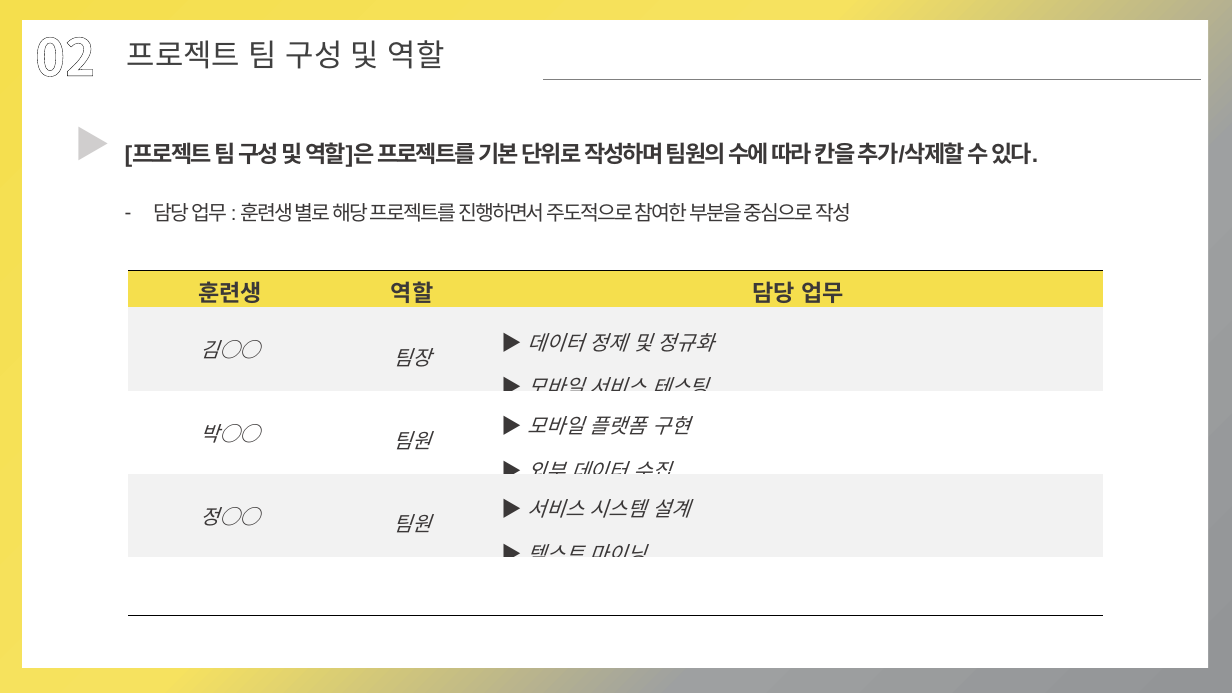
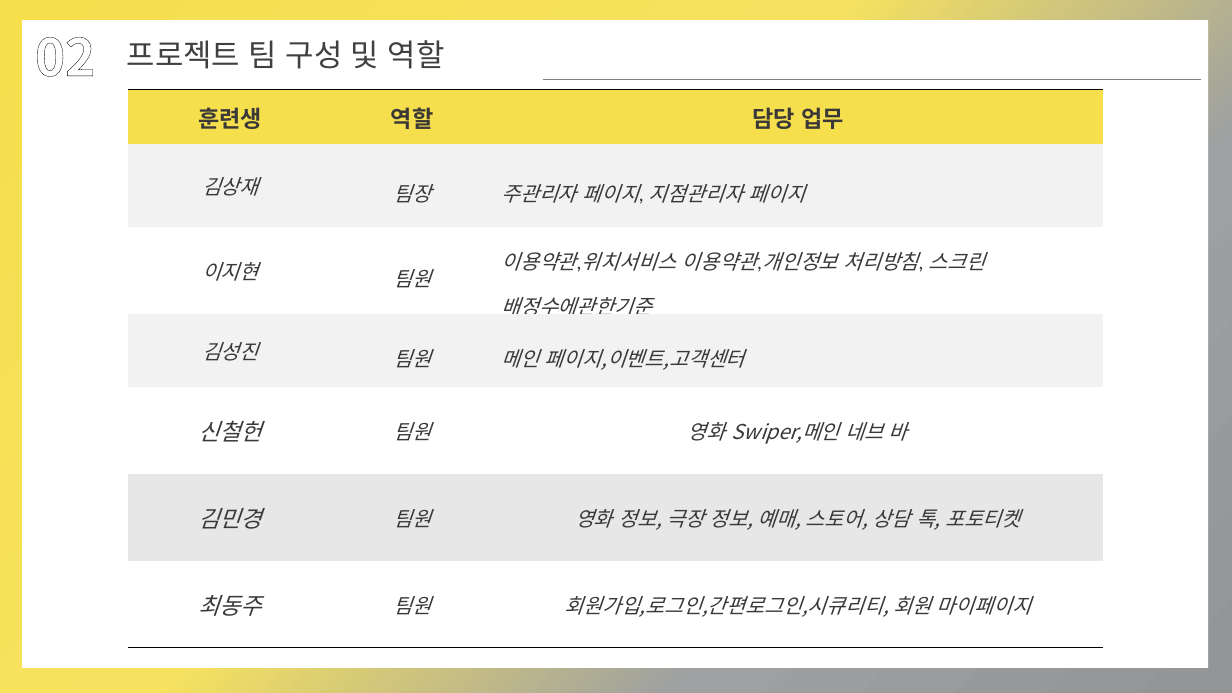
Before and after one commit to jjgod66/dw-final-group1, a slide deck: slide 5 of 산출물/최종 ppt 제작중/팀별 프로젝트 수행 결과 작성 양식.pptx (slide 4 before the commit). Drawn at 1232x693 pixels with LibreOffice and Linux fonts; fonts in the diff are those of the drawing. Boxes give left, top, right and bottom in pixels: in the first picture for what was removed or moved away, otherwise in the second. Text is boxed around its words. In the diff, an @@ line names an element or a change of style, - is before the commit and + after.

```diff
--- a/산출물/최종 ppt 제작중/팀별 프로젝트 수행 결과 작성 양식.pptx
+++ b/산출물/최종 ppt 제작중/팀별 프로젝트 수행 결과 작성 양식.pptx
@@ text removed at box(66, 117, 116, 170) @@
-▶
@@ table at box(128, 90, 1103, 648) @@
-row 2: 김○○ | 팀장 | ▶ 데이터 정제 및 정규화 / ▶ 모바일 서비스 테스팅
-row 3: 박○○ | 팀원 | ▶ 모바일 플랫폼 구현 / ▶ 외부 데이터 수집
-row 4: 정○○ | 팀원 | ▶ 서비스 시스템 설계 / ▶ 텍스트 마이닝
-row 5:  |  | 
+row 2: 김상재 | 팀장 | 주관리자 페이지, 지점관리자 페이지
+row 3: 이지현 | 팀원 | 이용약관,위치서비스 이용약관,개인정보 처리방침, 스크린 배정수에관한기준
+row 4: 김성진 | 팀원 | 메인 페이지,이벤트,고객센터
+row 5: 신철헌 | 팀원 | 영화 Swiper,메인 네브 바
+row 6: 김민경 | 팀원 | 영화 정보, 극장 정보, 예매, 스토어, 상담 톡, 포토티켓
+row 7: 최동주 | 팀원 | 회원가입,로그인,간편로그인,시큐리티, 회원 마이페이지
@@ table: place and size @@
-table at box(128, 271, 1103, 616)
+table at box(128, 90, 1103, 648)
@@ text removed at box(125, 142, 1038, 167) @@
-[프로젝트 팀 구성 및 역할]은 프로젝트를 기본 단위로 작성하며 팀원의 수에 따라 칸을 추가/삭제할 수 있다.
@@ text removed at box(154, 203, 851, 222) @@
-– 담당 업무 : 훈련생 별로 해당 프로젝트를 진행하면서 주도적으로 참여한 부분을 중심으로 작성
```
Also in this commit, not shown: 2 other slides changed, 1 slide added, 5 other files.
